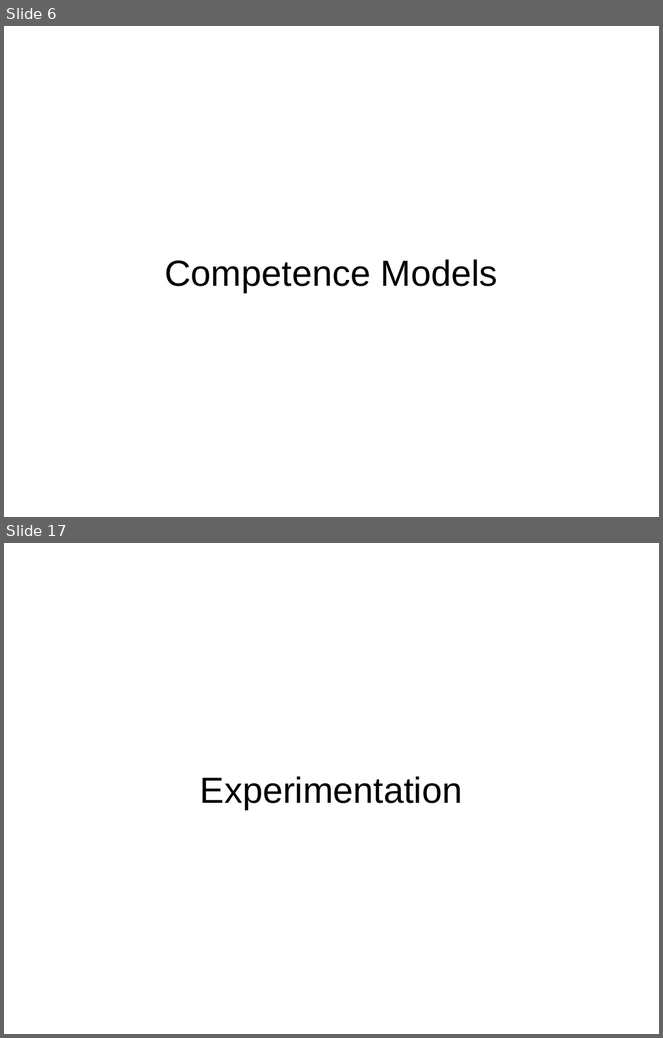
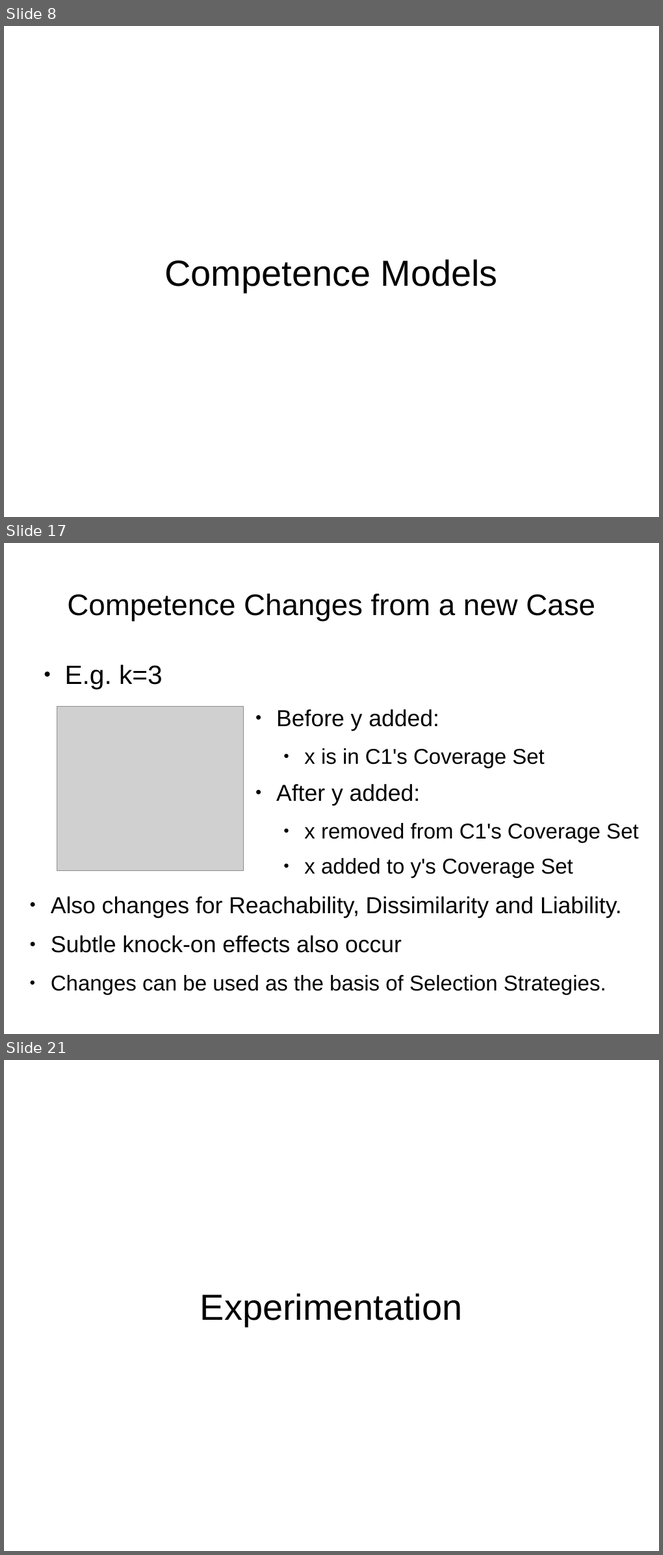
Before and after one commit to charlesmccarthyirl/FYP, a slide deck: Documentation/Demo Day/Presentation.odp. Shown one above the other, each under a label of ours: slides 6 and 17 before the commit, slides 8, 17 and 21 after it; the slides between them are not shown. The pictures are 663x1038 and 663x1555 pixels, drawn with LibreOffice and Linux fonts; fonts in the diff are those of the drawing; grey boxes stand for pictures. Boxes give left, top, right and bottom in pixels: in the first picture for what was removed or moved away, otherwise in the second. Text is boxed around its words. In the diff, an @@ line names an element or a change of style, - is before the commit and + after.

```diff
--- a/Documentation/Demo Day/Presentation.odp
+++ b/Documentation/Demo Day/Presentation.odp
@@ slide 17 added at [4, 543, 659, 1034], background #FFFFFF @@
@@ title added at [67, 594, 596, 621], 36 pt, text #000000 @@
+Competence Changes from a new Case
@@ text added at [65, 665, 163, 689], 32 pt, text #000000 @@
+● E.g. k=3
@@ picture added at [57, 707, 244, 871] @@
@@ text added at [276, 709, 639, 878], 26 pt, text #000000 @@
+● Before y added:
+  ● x is in C1's Coverage Set
+● After y added:
+  ● x removed from C1's Coverage Set
+  ● x added to y's Coverage Set
@@ text added at [51, 897, 622, 995], 28 pt, text #000000 @@
+● Also changes for Reachability, Dissimilarity and Liability.
+● Subtle knock-on effects also occur
+● Changes can be used as the basis of Selection Strategies.
@@ what was slide 6 is now slide 8 @@
@@ what was slide 17 is now slide 21 @@
```
Also in this commit, not shown: 14 slides changed, 6 other slides added, 1 slide removed, 2 other files.
